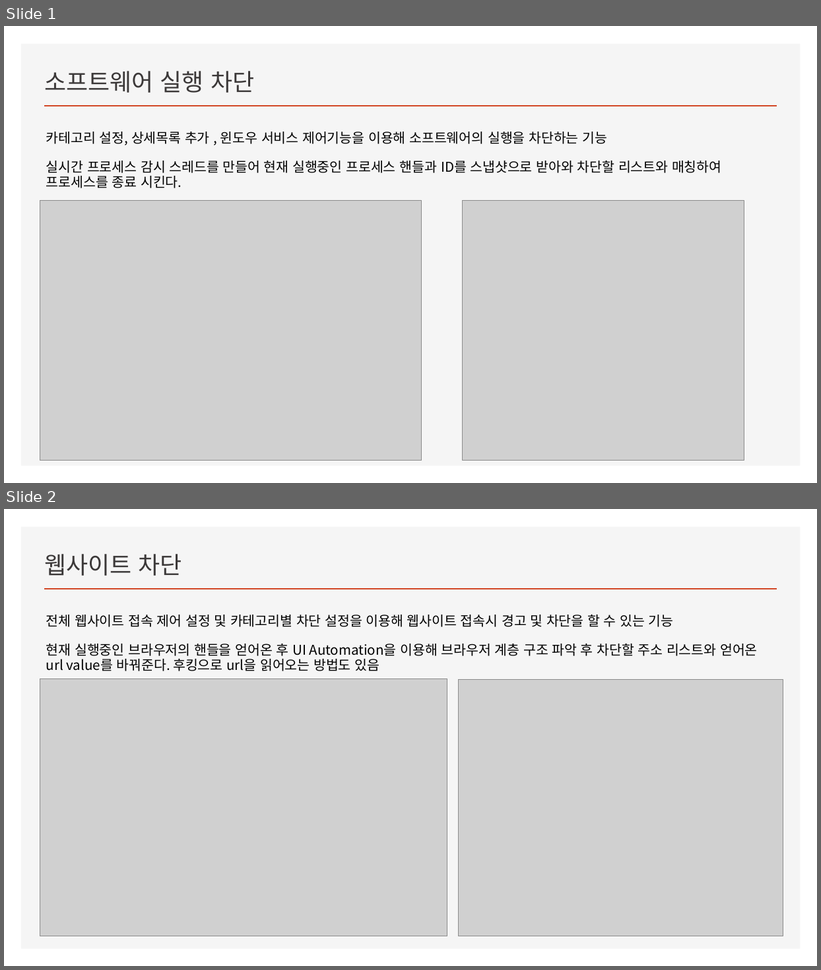
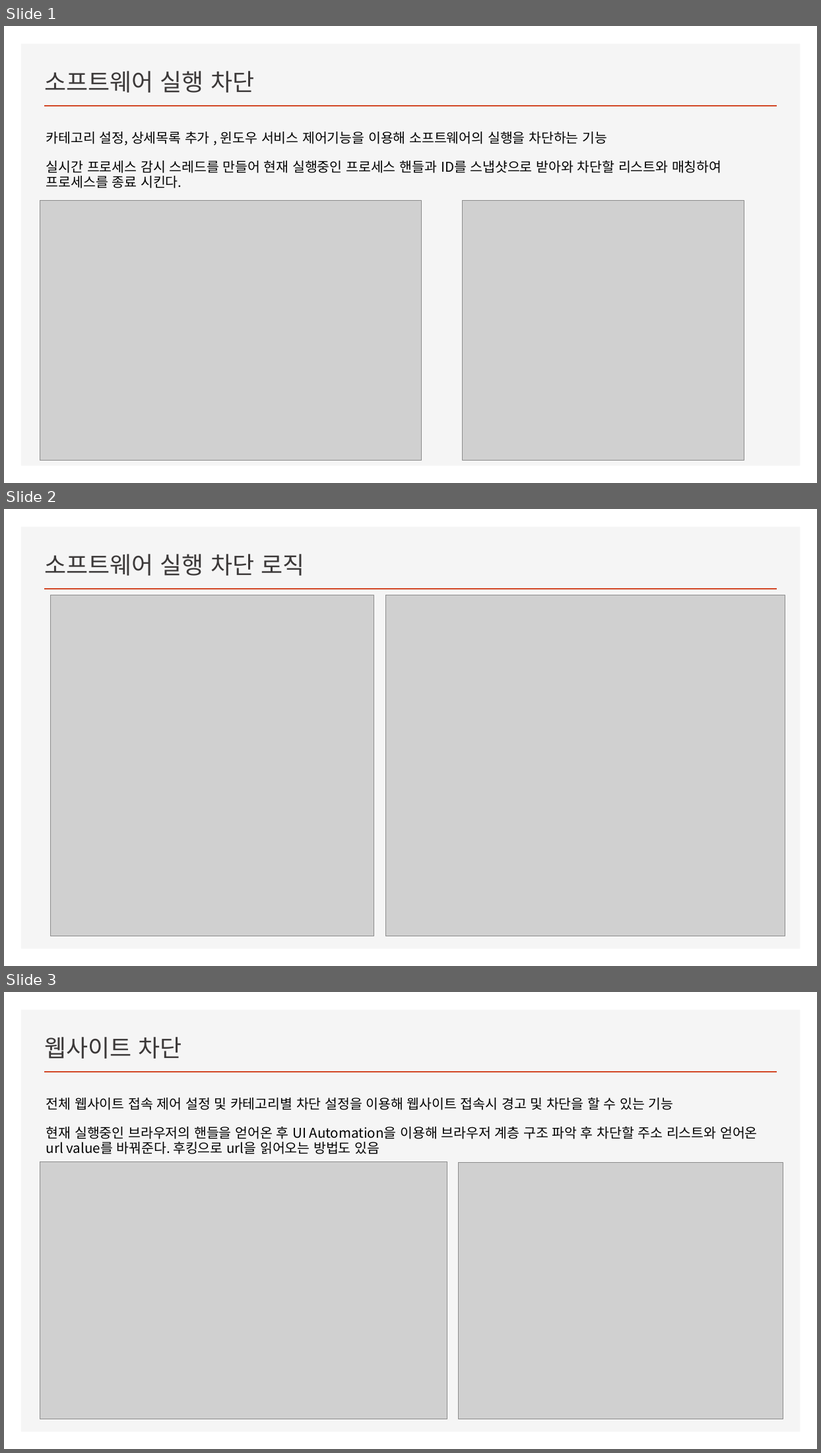
Before and after one commit to wsxc94/DLP-Study, a slide deck: 에이전트발표.pptx. Shown one above the other, each under a label of ours: slides 1 and 2 before the commit, slides 1, 2 and 3 after it. The pictures are 821x970 and 821x1453 pixels, drawn with LibreOffice and Linux fonts; fonts in the diff are those of the drawing; grey boxes stand for pictures. Boxes give left, top, right and bottom in pixels: in the first picture for what was removed or moved away, otherwise in the second. Text is boxed around its words. In the diff, an @@ line names an element or a change of style, - is before the commit and + after.

```diff
--- a/에이전트발표.pptx
+++ b/에이전트발표.pptx
@@ slide 2 added at (4, 509, 817, 966), background #FFFFFF; not listed: 2 template elements that a slide beside it also shows @@
@@ title added at (45, 554, 304, 576), 28 pt, text #3B3838 @@
+소프트웨어 실행 차단 로직
@@ picture added at (50, 595, 374, 937) @@
@@ picture added at (386, 595, 785, 937) @@
@@ what was slide 2 is now slide 3 @@
```
Also in this commit, not shown: 1 slide changed, 1 other slide added, 2 other files.
